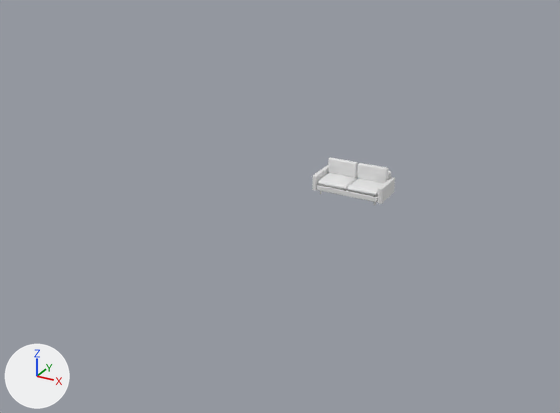
One commit to the Blender file Salon/Salon.blend: the scene before it, then after it.
Before and after are seen from a 50 mm lens placed at (7.33, -17.28, 7.73), pointed at (0.0, -3.95, 1.07). Arrows for +X, +Y and +Z are at lower left; the lights stay in place.
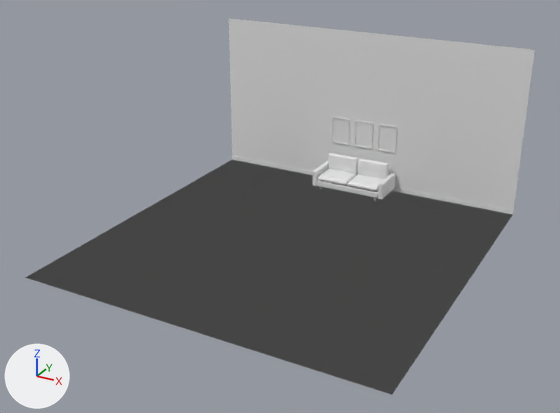
Where the change shows, as pixel boxes [x1, y1, x2, y2] in the pictures (560 x 413 px):
```json
{"object": "Parke", "change": "added", "after": [25, 160, 512, 395]}
{"object": "Duvar1", "change": "added", "after": [229, 18, 535, 215]}
{"object": "Plane", "change": "reshaped, moved, modifiers changed", "before": [312, 157, 395, 205], "after": [331, 116, 397, 153], "on screen": "20% narrower, 22% shorter"}
{"object": "koltuk", "change": "added", "after": [312, 153, 395, 201]}
```

Scene script edits in JSON lines:
```json
{"op": "add", "block": "me_plane_005", "code": ["me_plane_005 = bpy.data.meshes.new('Plane.005')", "me_plane_005.from_pydata(...)  # 20 vertices, 17 faces; spans x -0.884..-0.384, y 3.083..3.113, z 0.423..1.123"]}
{"op": "add", "block": "me_plane_002", "code": ["me_plane_002 = bpy.data.meshes.new('Plane.002')", "me_plane_002.from_pydata([(-4.0, 0.49, 0.0), (4.0, 0.49, 0.0), (-4.0, 0.49, 4.0), (4.0, 0.49, 4.0), (4.0, 0.49, 0.11), (-4.0, 0.49, 0.11), (4.0, 0.47, 0.0), (-4.0, 0.47, 0.0), (4.0, 0.47, 0.11), (-4.0, 0.47, 0.11)], [], [(4, 5, 2, 3), (5, 4, 8, 9), (6, 7, 9, 8), (4, 1, 6, 8), (1, 0, 7, 6), (0, 5, 9, 7)])"]}
{"op": "add", "block": "me_plane_001", "code": ["me_plane_001 = bpy.data.meshes.new('Plane.001')", "me_plane_001.from_pydata([(-4.0, -7.51, 0.0), (4.0, -7.51, 0.0), (-4.0, 0.49, 0.0), (4.0, 0.49, 0.0), (-4.0, 0.49, 0.0), (-4.0, -7.51, 0.0), (4.0, -7.51, 0.0), (4.0, 0.49, 0.0), (-4.0, 0.49, 0.0), (4.0, 0.49, 0.0), (4.0, -7.51, 0.0), (4.0, 0.49, 0.0)], [], [(0, 2, 3, 1), (5, 6, 7, 4), (1, 3, 7, 6), (2, 0, 5, 4), (3, 2, 4, 7), (0, 1, 6, 5), (7, 4, 8, 9), (6, 7, 11, 10)])"]}
{"op": "remove", "block": "ob_plane", "code": "_m = ob_plane.modifiers.new('Mirror', 'MIRROR')"}
{"op": "remove", "block": "ob_plane", "code": "_m.merge_threshold = 0.0"}
{"op": "remove", "block": "ob_plane", "code": "_m = ob_plane.modifiers.new('Subdivision', 'SUBSURF')"}
{"op": "remove", "block": "ob_plane", "code": "_m.levels = 2"}
{"op": "set", "path": "ob_plane", "old": "bpy.data.objects.new('Plane', me_plane)", "new": "bpy.data.objects.new('Plane', me_plane_005)"}
{"op": "set", "path": "ob_plane.location", "old": "(0.0, 0.0, 0.0)", "new": "(0.0, -2.62, 0.62)"}
{"op": "add", "block": "ob_plane", "code": "_m = ob_plane.modifiers.new('Array', 'ARRAY')"}
{"op": "add", "block": "ob_plane", "code": "_m.count = 3"}
{"op": "add", "block": "ob_plane", "code": "_m.relative_offset_displace = (1.3, 0.0, 0.0)"}
{"op": "add", "block": "ob_duvar1", "code": ["ob_duvar1 = bpy.data.objects.new('Duvar1', me_plane_002)", "ob_duvar1.location = (0.0, 0.0, 0.0)"]}
{"op": "add", "block": "ob_parke", "code": ["ob_parke = bpy.data.objects.new('Parke', me_plane_001)", "ob_parke.location = (0.0, 0.0, 0.0)"]}
{"op": "add", "block": "ob_koltuk", "code": ["ob_koltuk = bpy.data.objects.new('koltuk', me_plane)", "ob_koltuk.location = (0.0, 0.0, 0.12)", "_m = ob_koltuk.modifiers.new('Mirror', 'MIRROR')", "_m.merge_threshold = 0.0", "_m = ob_koltuk.modifiers.new('Subdivision', 'SUBSURF')", "_m.levels = 2"]}
```
